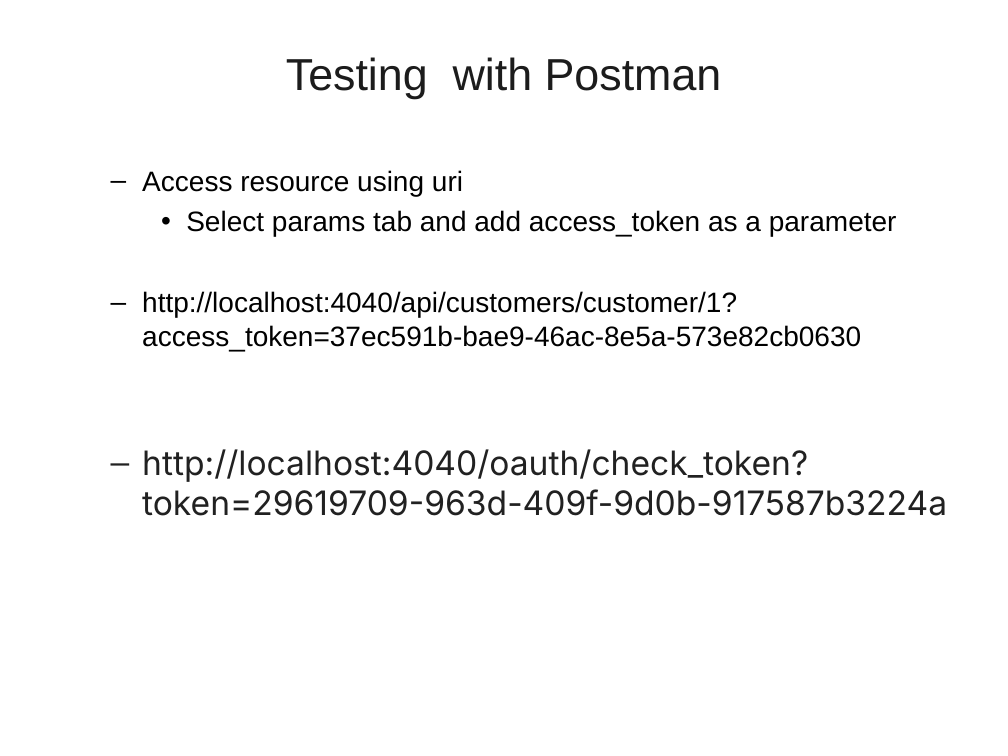
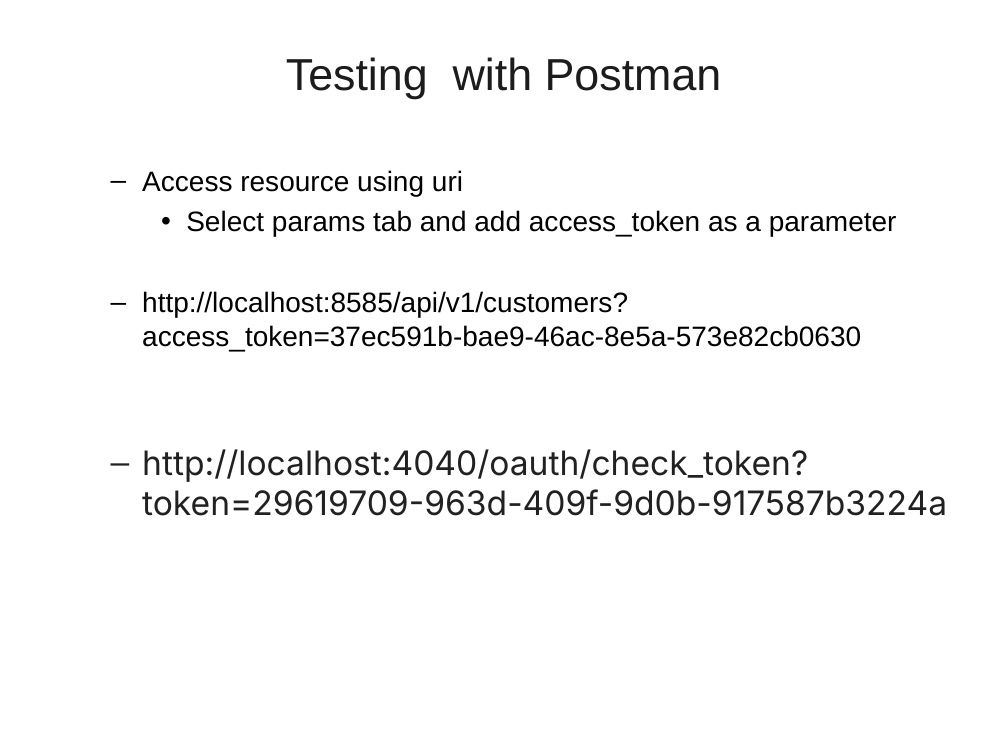
Before and after one commit to vatsanTraining/freshers_dec_2021, a slide deck: slide 49 of MicroService_Module_2.ppt (slide 69 before the commit). Drawn at 1008x756 pixels with LibreOffice and Linux fonts; fonts in the diff are those of the drawing; background and template pictures are left out. Boxes give left, top, right and bottom in pixels: in the first picture for what was removed or moved away, otherwise in the second. Text is boxed around its words. In the diff, an @@ line names an element or a change of style, - is before the commit and + after.

```diff
--- a/MicroService_Module_2.ppt
+++ b/MicroService_Module_2.ppt
@@ text at (142,291,861,351): text changed @@
-  – http://localhost:4040/api/customers/customer/1?access_token=37ec591b-bae9-46ac-8e5a-573e82cb0630
+  – http://localhost:8585/api/v1/customers?access_token=37ec591b-bae9-46ac-8e5a-573e82cb0630
```
Also in this commit, not shown: 12 other slides changed, 22 slides added, 34 slides removed.
